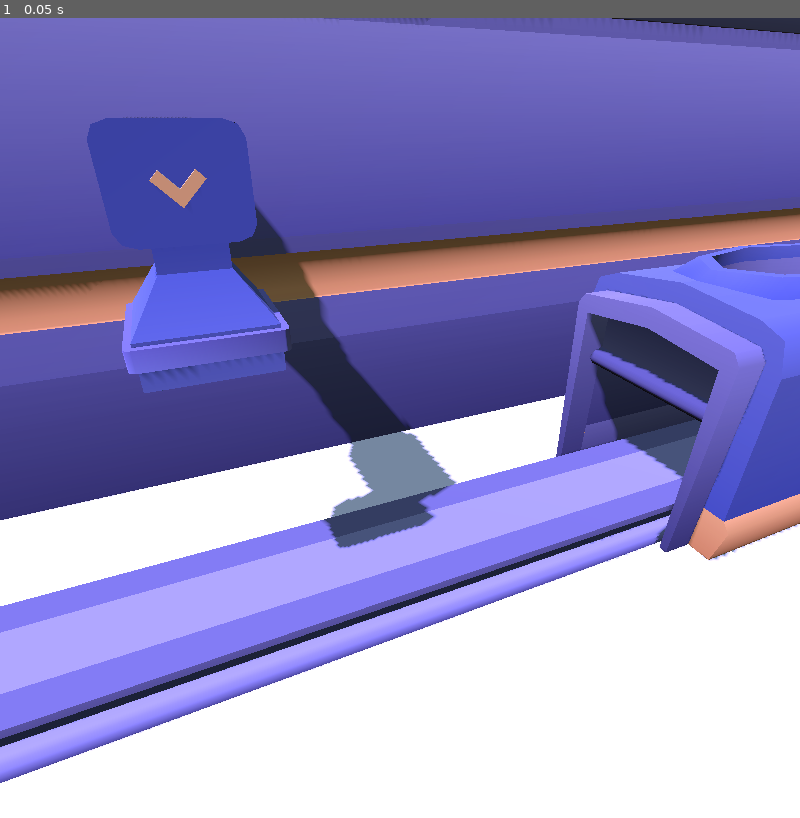
Above: before the commit, frame 1.
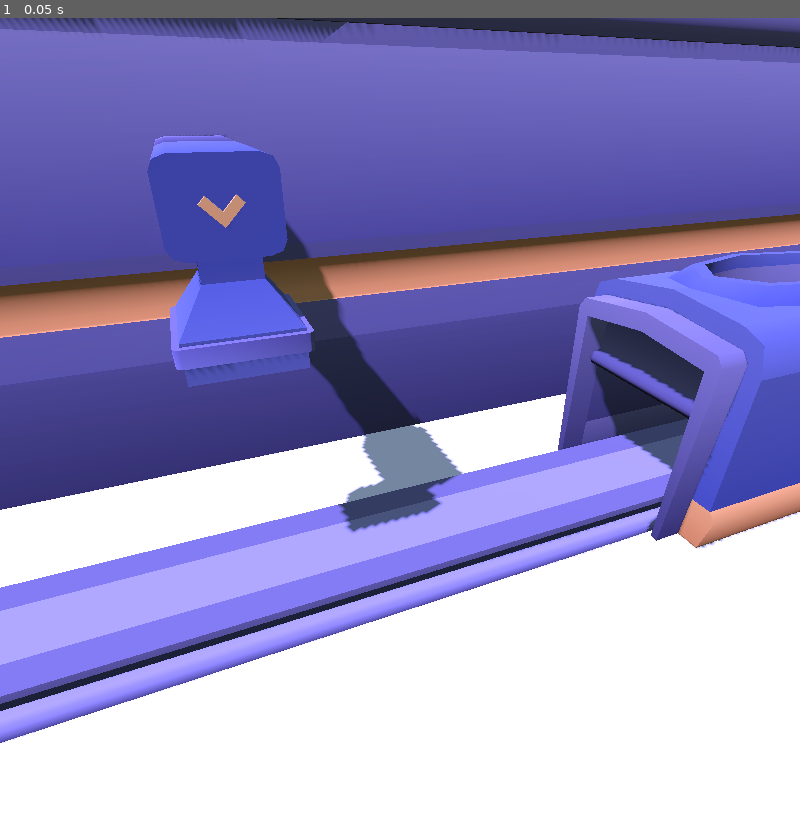
Above: after the commit, the same moment.

Repository: ofknee/tap-tap-tap
Game: Godot game, scene res://scenes/factory/factory.tscn
Same seed, same stepped clock (60 frames per second), same inputs: the game is played once before the commit and once after it. This scene is started directly instead of the project's main scene.
Inputs:
- Up to frame 1 (0.05 s): no input

The runs differ from the first frame. In frame 1, 26% of the frame differs, in the area x 0-100%, y 0-96%.

Commit message:
camera tweak, have spawnables move

Diff:
--- a/scenes/factory/factory.tscn
+++ b/scenes/factory/factory.tscn
@@ -32,7 +32,7 @@
 [node name="Factory" type="Node3D" unique_id=218373315]
 
 [node name="Camera3D" type="Camera3D" parent="." unique_id=1257165625]
-transform = Transform3D(0.92050475, 0.19509621, -0.33853877, 0, 0.86642325, 0.49931034, 0.3907314, -0.4596175, 0.79754674, -1.1046028, 7.427082, 5.281479)
+transform = Transform3D(0.9304175, 0.1857621, -0.3159364, 0, 0.86203295, 0.5068522, 0.3665015, -0.47158414, 0.80205053, -1.3748746, 7.827964, 5.9920607)
 
 [node name="Structure" type="Node3D" parent="." unique_id=1110542878]
 
@@ -45,13 +45,12 @@
 [node name="Spawner" parent="Structure" unique_id=1282206509 instance=ExtResource("3_37mx5")]
 transform = Transform3D(6.02, 0, 0, 0, 3.87, 0, 0, 0, 3.14, 10.287131, 0, -1.372)
 script = ExtResource("4_7wd4f")
-large_box = Object(Node3D,"unique_name_in_owner":false,"process_mode":0,"process_priority":0,"process_physics_priority":0,"process_thread_group":0,"physics_interpolation_mode":0,"auto_translate_mode":0,"editor_description":"","transform":Transform3D(1.5, 0, 0, 0, 1.5, 0, 0, 0, 1.5, 0, 0, 0),"rotation_edit_mode":0,"rotation_order":2,"top_level":false,"visible":false,"visibility_parent":NodePath(""),"script":Resource("res://scenes/factory/spawnable.gd"))
-
-small_box = Object(Node3D,"unique_name_in_owner":false,"process_mode":0,"process_priority":0,"process_physics_priority":0,"process_thread_group":0,"physics_interpolation_mode":0,"auto_translate_mode":0,"editor_description":"","transform":Transform3D(1.8, 0, 0, 0, 1.8, 0, 0, 0, 1.8, 0, 0, 0),"rotation_edit_mode":0,"rotation_order":2,"top_level":false,"visible":false,"visibility_parent":NodePath(""),"script":Resource("res://scenes/factory/spawnable.gd"))
-
+large_box = ExtResource("9_7v5iq")
+small_box = ExtResource("10_ggcq3")
+yellow_button = ExtResource("8_vv6eg")
 
 [node name="Spawnpoint" type="Marker3D" parent="Structure/Spawner" unique_id=1631144658]
-transform = Transform3D(0.9999992, 0, 0, 0, 1, 0, 0, 0, 0.9999998, 0.6075865, 0.1671479, 0.006109506)
+transform = Transform3D(0.99999905, 0, 0, 0, 1, 0, 0, 0, 0.9999998, -1.0728557, 0.30929935, 0.006109506)
 
 [node name="Floor" type="MeshInstance3D" parent="Structure" unique_id=1381546789]
 mesh = SubResource("PlaneMesh_8o121")
@@ -77,9 +76,9 @@
 shadow_enabled = true
 
 [node name="Spawnables" type="Node3D" parent="." unique_id=1442845570]
+visible = false
 
 [node name="YellowButton" parent="Spawnables" unique_id=799952080 instance=ExtResource("8_vv6eg")]
-transform = Transform3D(1.2, 0, 0, 0, 1.2, 0, 0, 0, 1.2, 0, 0.57975984, -1.4019692)
 
 [node name="LargeBox" parent="Spawnables" unique_id=2039763689 instance=ExtResource("9_7v5iq")]
 
--- a/scenes/factory/spawnable.gd
+++ b/scenes/factory/spawnable.gd
@@ -4,9 +4,9 @@
 
 # Called when the node enters the scene tree for the first time.
 func _ready() -> void:
-	position.x -= speed
+	pass
 
 
 # Called every frame. 'delta' is the elapsed time since the previous frame.
 func _process(delta: float) -> void:
-	pass
+	position.x -= speed
--- a/scenes/factory/spawner.gd
+++ b/scenes/factory/spawner.gd
@@ -12,18 +12,21 @@
 
 # Called every frame. 'delta' is the elapsed time since the previous frame.
 func spawn_new(type : int):
+
 	var inst : Node3D
 	match type:
 		0:
+			print("i got called :(")
 			inst = large_box.instantiate()
 		1:
 			inst = yellow_button.instantiate()
 	add_child(inst)
-	inst.position = spawnpoint.position
+	inst.global_position = spawnpoint.global_position
 
 
 func _input(event : InputEvent) -> void:
 	if Input.is_action_just_pressed("ui_accept"):
+		print("space pressed")
 		spawn_new(0)
 	if Input.is_action_just_pressed("LEFT"):
 		spawn_new(1)
